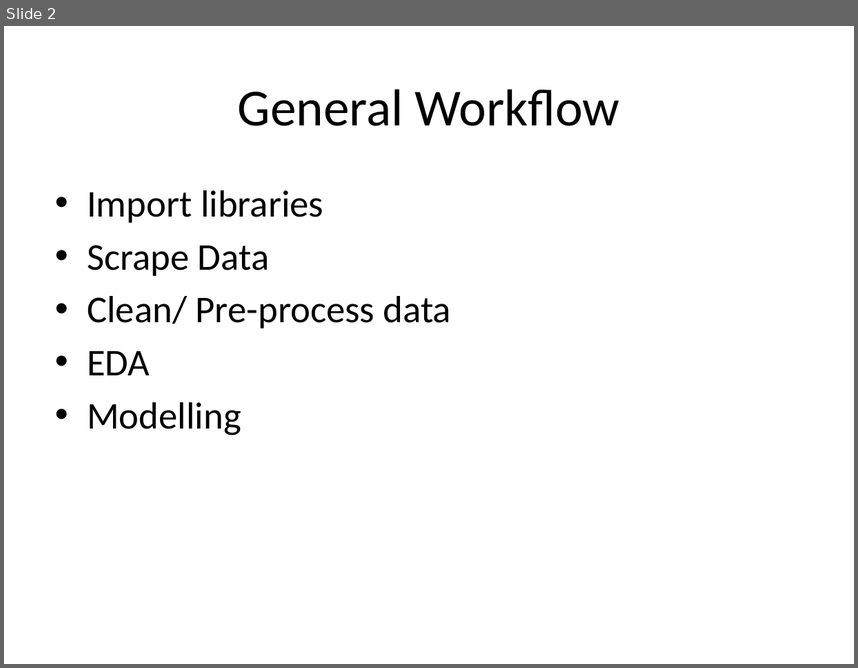
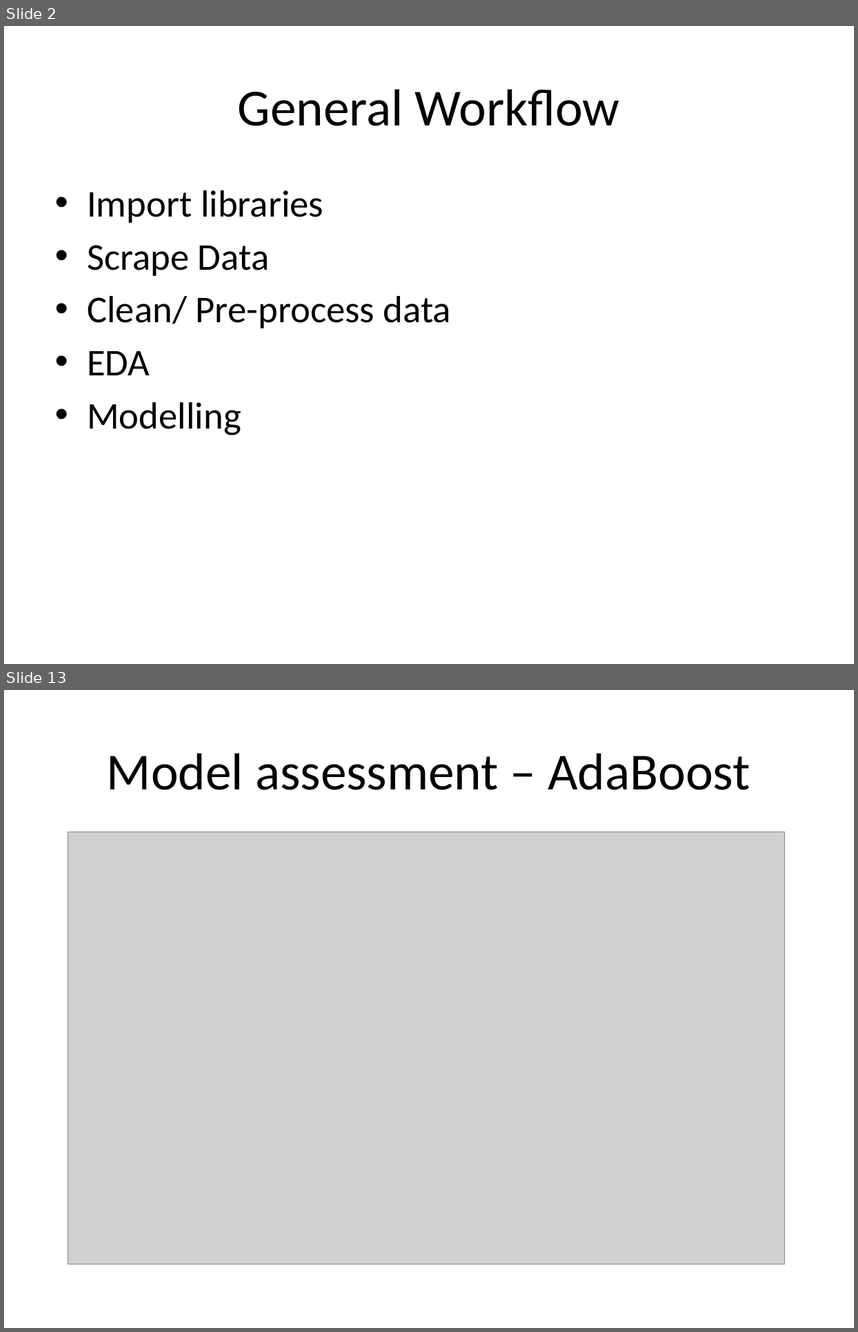
Before and after one commit to dantawesi/Classifying-Subreddits-with-NLP, a slide deck: Subreddit Classification.pptm. Shown one above the other, each under a label of ours: slide 2 before the commit, slides 2 and 13 after it; the slides between them are not shown. The pictures are 858x668 and 858x1332 pixels, drawn with LibreOffice and Linux fonts; fonts in the diff are those of the drawing; grey boxes stand for pictures. Boxes give left, top, right and bottom in pixels: in the first picture for what was removed or moved away, otherwise in the second. Text is boxed around its words. In the diff, an @@ line names an element or a change of style, - is before the commit and + after.

```diff
--- a/Subreddit Classification.pptm
+++ b/Subreddit Classification.pptm
@@ slide 13 added at (4, 690, 854, 1328), background #FFFFFF @@
@@ title added at (107, 753, 750, 790), 44 pt, text #000000 @@
+Model assessment – AdaBoost
@@ picture added at (67, 832, 784, 1264) @@
```
Also in this commit, not shown: 4 slides changed, 11 other slides added, 9 slides removed, 1 other file.
